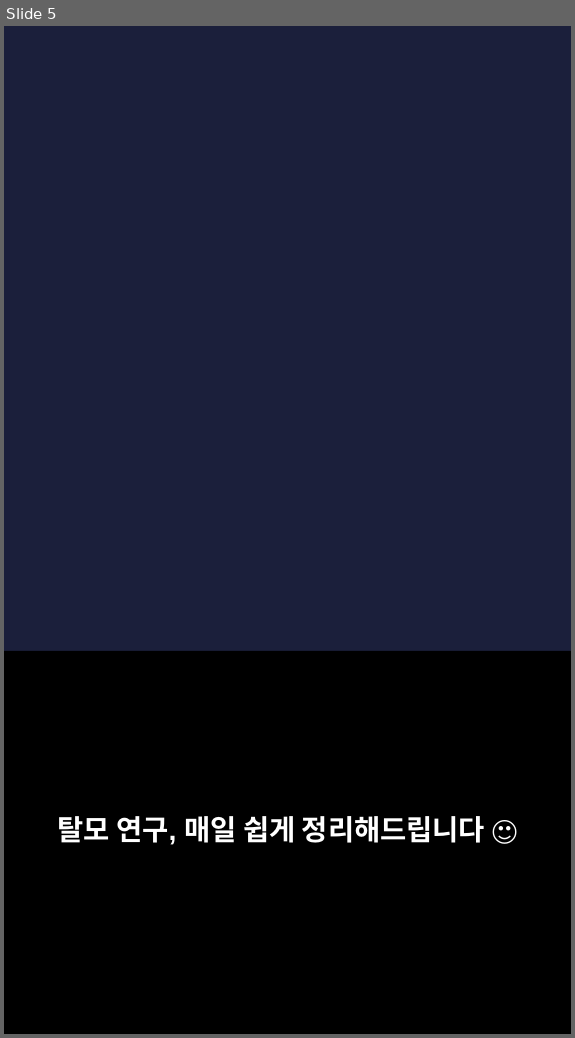
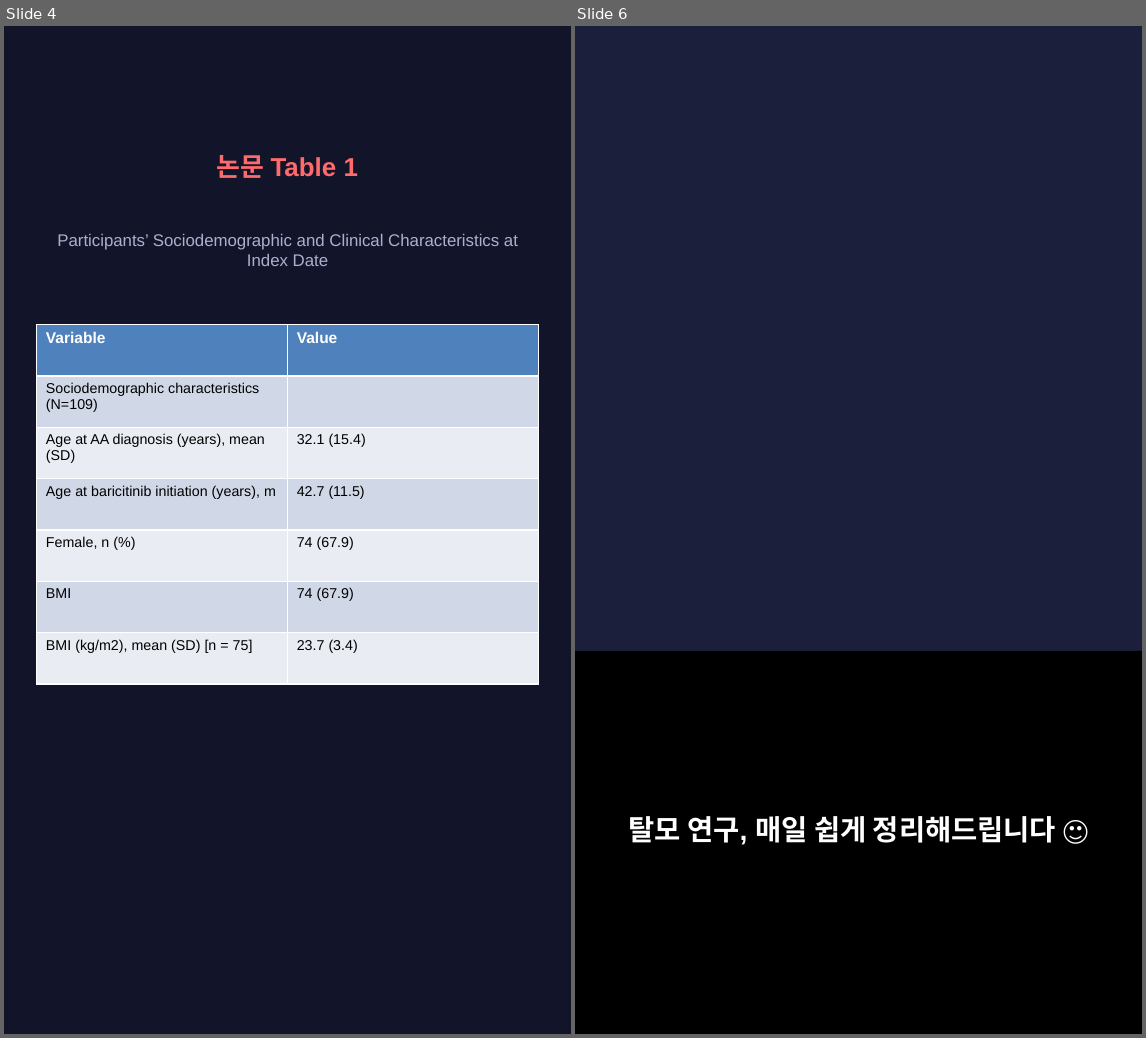
Before and after one commit to hyokang2010-BJ-ANTH/product-builder-test, a slide deck: pwa/data/latest/slides.pptx. Shown side by side, each under a label of ours: slide 5 before the commit, slides 4 and 6 after it; the slides between them are not shown. The pictures are 575x1038 and 1146x1038 pixels, drawn with LibreOffice and Linux fonts; fonts in the diff are those of the drawing; background and template pictures are left out. Boxes give left, top, right and bottom in pixels: in the first picture for what was removed or moved away, otherwise in the second. Text is boxed around its words. In the diff, an @@ line names an element or a change of style, - is before the commit and + after.

```diff
--- a/pwa/data/latest/slides.pptx
+++ b/pwa/data/latest/slides.pptx
@@ slide 4 added at box(4, 26, 571, 1034), background #12142A @@
@@ text added at box(217, 155, 358, 178), 20 pt, text #FF6B6B, bold @@
+논문 Table 1
@@ text added at box(57, 234, 518, 266), 13 pt, text #AAAFCD @@
+Participants’ Sociodemographic and Clinical Characteristics at Index Date
@@ table added at box(37, 324, 538, 683), 7 rows, 2 columns @@
+Variable | Value
+Sociodemographic characteristics (N=109) | 
+Age at AA diagnosis (years), mean (SD) | 32.1 (15.4)
+Age at baricitinib initiation (years), m | 42.7 (11.5)
+Female, n (%) | 74 (67.9)
+BMI | 74 (67.9)
+BMI (kg/m2), mean (SD) [n = 75] | 23.7 (3.4)
@@ what was slide 5 is now slide 6 @@
```
Also in this commit, not shown: 2 slides changed, 6 other slides added, 5 slides removed, 28 other files.
